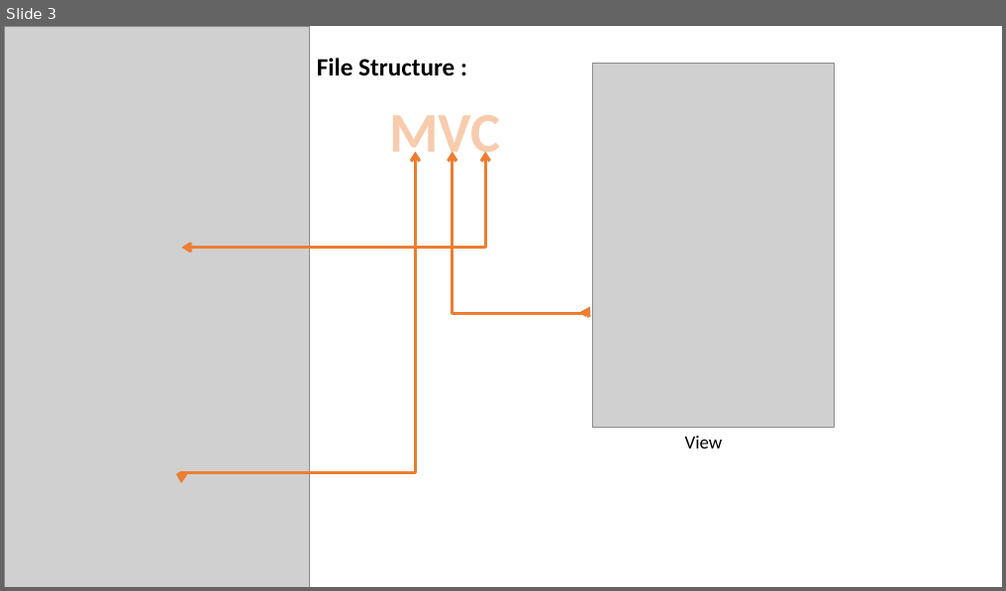
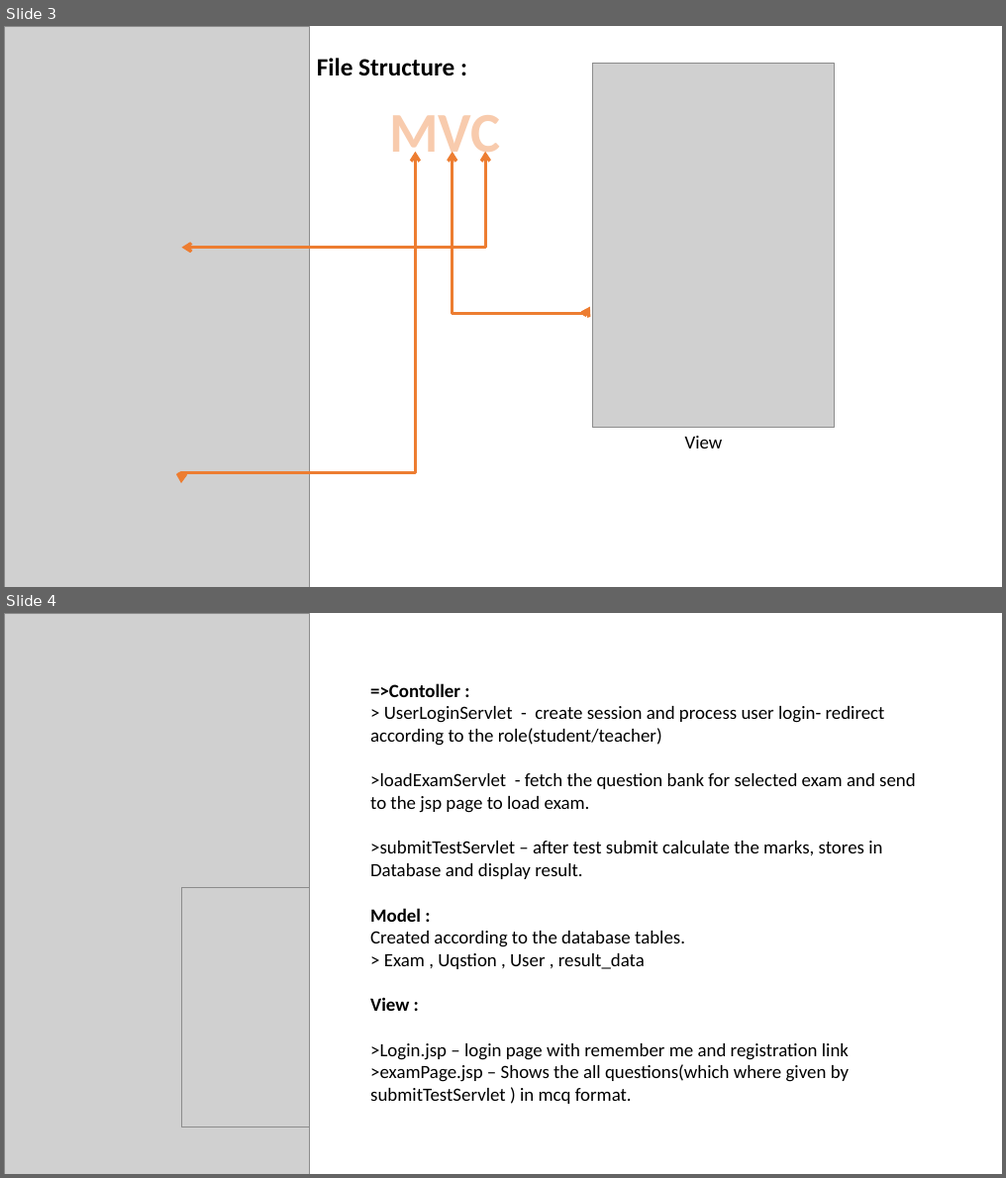
Before and after one commit to nayanjadhav08/Online_Exam_System, a slide deck: ReadME_Online_Exam_System.pptx. Shown one above the other, each under a label of ours: slide 3 before the commit, slides 3 and 4 after it. The pictures are 1006x591 and 1006x1178 pixels, drawn with LibreOffice and Linux fonts; fonts in the diff are those of the drawing; grey boxes stand for pictures. Boxes give left, top, right and bottom in pixels: in the first picture for what was removed or moved away, otherwise in the second. Text is boxed around its words. In the diff, an @@ line names an element or a change of style, - is before the commit and + after.

Commit message:
Add files via upload
ppt uploaded

```diff
--- a/ReadME_Online_Exam_System.pptx
+++ b/ReadME_Online_Exam_System.pptx
@@ slide 4 added at (x1=4, y1=613, x2=1002, y2=1174), background #FFFFFF @@
@@ picture added at (x1=4, y1=614, x2=310, y2=1174) @@
@@ text added at (x1=370, y1=683, x2=916, y2=1104), 18 pt, text #000000 @@
+=>Contoller :
+> UserLoginServlet - create session and process user login- redirect according to the role(student/teacher)
+>loadExamServlet - fetch the question bank for selected exam and send to the jsp page to load exam.
+>submitTestServlet – after test submit calculate the marks, stores in Database and display result.
+Model :
+Created according to the database tables.
+> Exam , Uqstion , User , result_data
+View :
+>Login.jsp – login page with remember me and registration link
+>examPage.jsp – Shows the all questions(which where given by submitTestServlet ) in mcq format.
@@ picture added at (x1=181, y1=888, x2=310, y2=1128) @@
```
Also in this commit, not shown: 1 slide changed.
